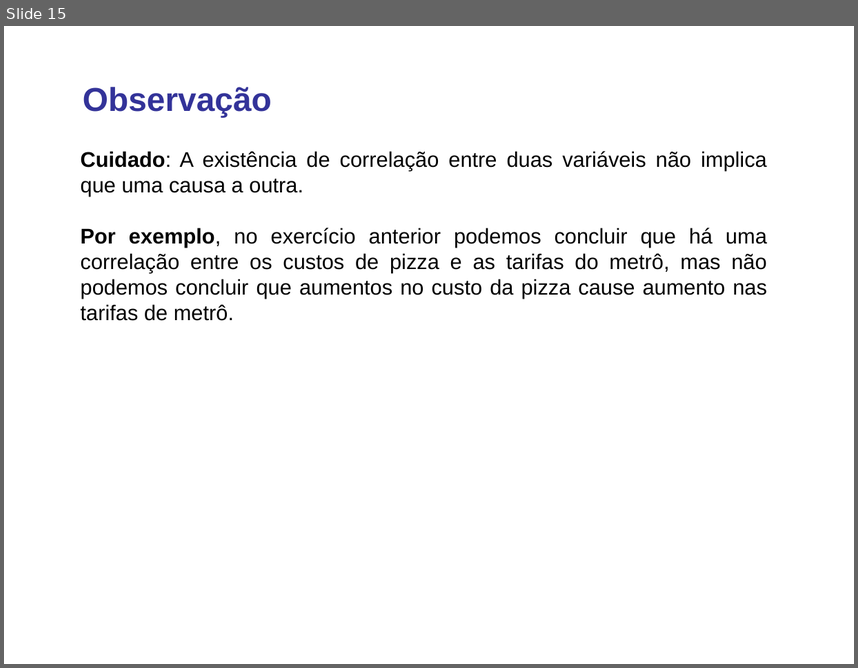
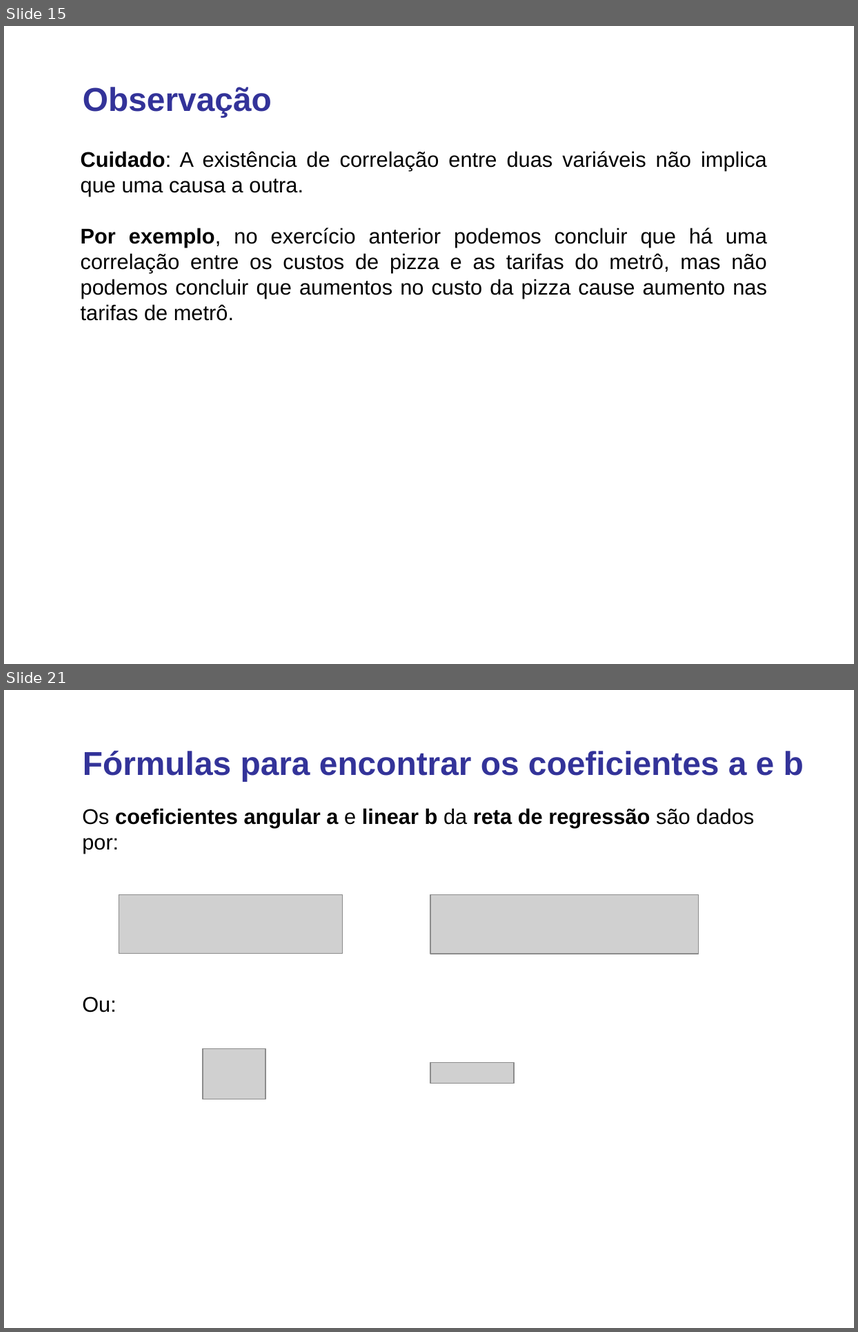
Before and after one commit to lansaviniec/estatistica, a slide deck: 10 correlacao_regressao.ppt. Shown one above the other, each under a label of ours: slide 15 before the commit, slides 15 and 21 after it; the slides between them are not shown. The pictures are 858x668 and 858x1332 pixels, drawn with LibreOffice and Linux fonts; fonts in the diff are those of the drawing; grey boxes stand for pictures. Boxes give left, top, right and bottom in pixels: in the first picture for what was removed or moved away, otherwise in the second. Text is boxed around its words. In the diff, an @@ line names an element or a change of style, - is before the commit and + after.

```diff
--- a/10 correlacao_regressao.ppt
+++ b/10 correlacao_regressao.ppt
@@ slide 21 added at <box>4,690,854,1328</box>, background #FFFFFF @@
@@ text added at <box>83,751,804,781</box>, 28 pt, text #333399, bold @@
+Fórmulas para encontrar os coeficientes a e b
@@ text added at <box>82,808,754,854</box>, 18 pt, text #000000, bold @@
+Os coeficientes angular a e linear b da reta de regressão são dados por:
@@ picture added at <box>119,895,342,954</box> @@
@@ picture added at <box>430,895,700,954</box> @@
@@ text added at <box>82,996,116,1012</box>, 18 pt, text #000000 @@
+Ou:
@@ picture added at <box>203,1049,266,1099</box> @@
@@ picture added at <box>430,1063,514,1083</box> @@
```
Also in this commit, not shown: 3 slides changed, 11 other slides added, 1 other file.
